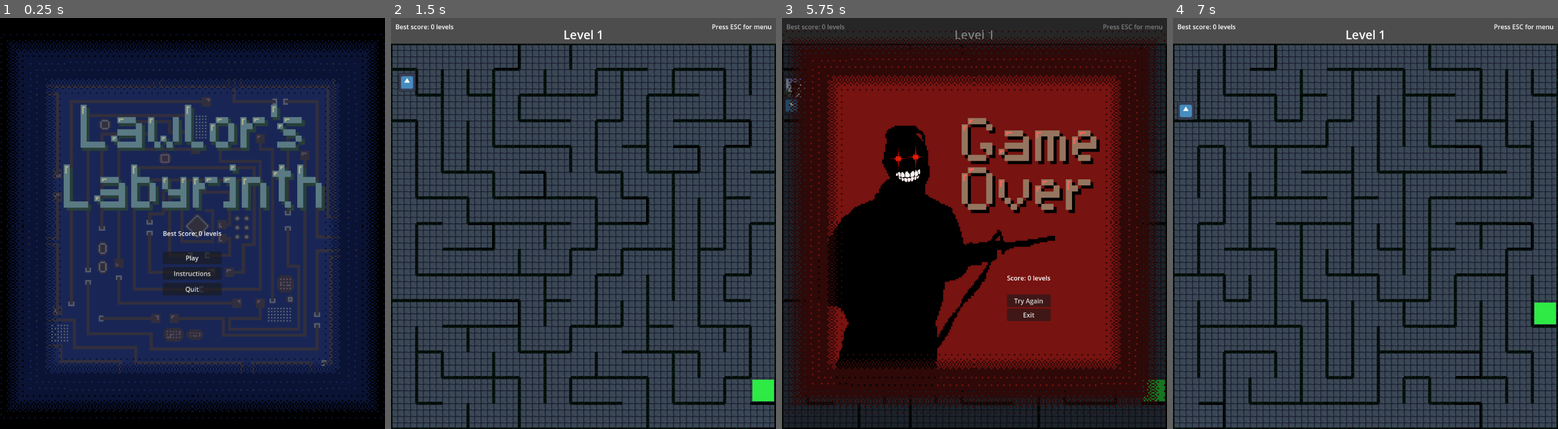
Above: before the commit, frames 1-4 (left to right).
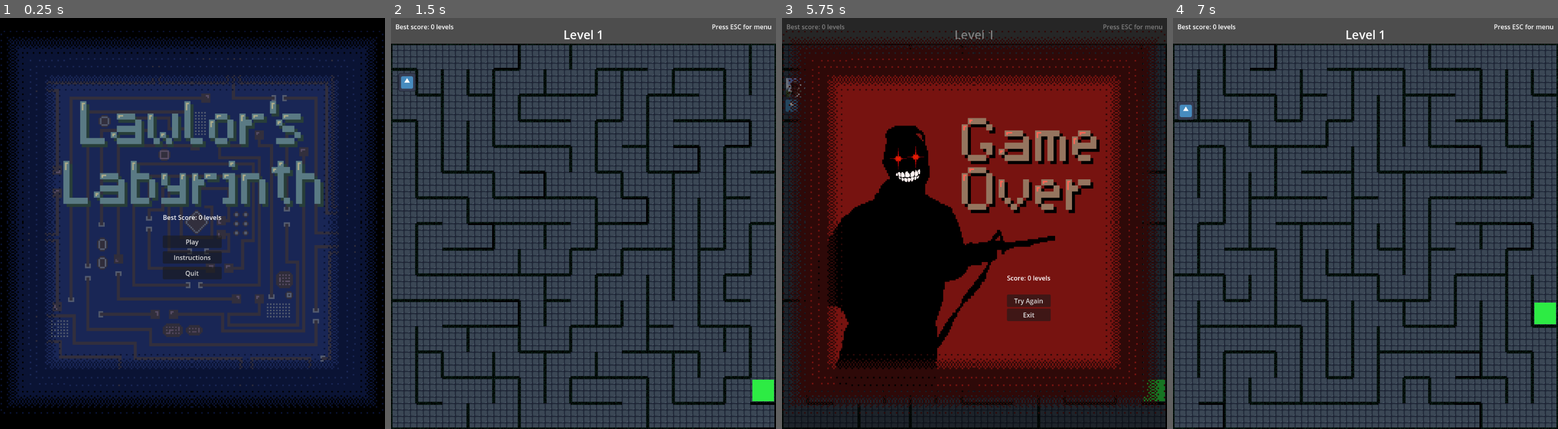
Above: after the commit, the same moments.

Repository: gkim14/CS471_LawlorsLabyrinth
Game: Godot game, scene res://scenes/StartScreen.tscn
Same seed, same stepped clock (60 frames per second), same inputs: the game is played once before the commit and once after it. The engine's default icon, where the game draws it, is replaced by a stand-in: a white triangle on a blue panel in a dark square.
Inputs:
- Up to frame 1 (0.25 s): no input
- Up to frame 2 (1.5 s): click "Play" at 0.5 s; tap Enter at 1.25 s; hold D (right) from 1.28 s (still down)
- Up to frame 3 (5.75 s): tap Space at 2, 3.5, 5 s; release D (right) at 2.03 s; hold S (down) 2.03-2.78 s; tap Enter at 2.75, 4.25 s; hold D (right) 2.78-3.53 s; hold W (up) 3.53-4.28 s; hold A (left) from 4.28 s (still down)
- Up to frame 4 (7 s): release A (left) at 5.75 s; click "Try Again" at 5.75 s; hold S (down) from 6.53 s (still down)

The runs differ from the first frame. In frame 1, 24% of the frame differs, in the area x 0-100%, y 3-98%; in frame 2, nothing differs; in frame 3, less than 0.1%; in frame 4, nothing differs.

Commit message:
fixed start screne scaling and added some difficulty scaling

Diff:
--- a/project.godot
+++ b/project.godot
@@ -52,3 +52,7 @@
 , Object(InputEventKey,"resource_local_to_scene":false,"resource_name":"","device":0,"window_id":0,"alt_pressed":false, …(185 unchanged characters)…
 ]
 }
+
+[rendering]
+
+textures/vram_compression/import_etc2_astc=true
--- a/scenes/StartScreen.tscn
+++ b/scenes/StartScreen.tscn
@@ -17,7 +17,7 @@
 
 [node name="ColorRect" type="ColorRect" parent="."]
 layout_mode = 1
-anchors_preset = 15
+anchors_preset = -1
 anchor_right = 1.0
 anchor_bottom = 1.0
 grow_horizontal = 2
@@ -27,12 +27,12 @@
 [node name="TextureRect" type="TextureRect" parent="ColorRect"]
 layout_mode = 1
 anchors_preset = -1
-anchor_right = 1.008
-anchor_bottom = 1.0
-offset_top = 40.000008
-offset_right = 1032.3201
-offset_bottom = 1016.0
-scale = Vector2(0.47952163, 0.47952163)
+anchor_right = 2.0670002
+anchor_bottom = 1.9530001
+offset_top = 32.0
+offset_right = 15.67981
+offset_bottom = 32.12793
+scale = Vector2(0.47777066, 0.47777066)
 texture = ExtResource("2_pswtb")
 
 [node name="CenterContainer" type="CenterContainer" parent="."]
@@ -40,7 +40,8 @@
 anchors_preset = 15
 anchor_right = 1.0
 anchor_bottom = 1.0
-offset_top = 192.0
+offset_top = 152.0
+offset_bottom = -40.0
 grow_horizontal = 2
 grow_vertical = 2
 
--- a/scripts/lawlor.gd
+++ b/scripts/lawlor.gd
@@ -3,9 +3,11 @@
 @onready var layer: TileMapLayer = get_parent().get_parent().get_node("TileMapLayer")
 @onready var agent: NavigationAgent2D = $NavigationAgent2D
 var target
-const SPEED = 420
+var SPEED = 410
 
 func _ready() -> void:
+	@warning_ignore("integer_division")
+	SPEED += ((Global.level_count/5)*5)
 	set_physics_process(false)
 	call_deferred("wait")
 
--- a/scripts/main.gd
+++ b/scripts/main.gd
@@ -10,8 +10,8 @@
 func _ready():
 	pause_menu.visible = false
 	level.text = "Level " + str(Global.level_count)
-	@warning_ignore("integer_division")
-	Global.maze_size += (Global.level_count/5)
+	if Global.level_count%5 == 0:
+		Global.maze_size += 1
 
 	emit_signal("updated")
 	get_window().content_scale_size = Vector2i((Global.maze_size)*64,(Global.maze_size+1)*64)
--- a/scripts/maze_addon.gd
+++ b/scripts/maze_addon.gd
@@ -16,8 +16,12 @@
 
 @onready var Map = $TileMapLayer
 @onready var LawlorLand = $Lawlor
+@onready var main = get_parent()
 # Called when the node enters the scene tree for the first time.
 func _ready():
+	await main.updated
+	@warning_ignore("integer_division")
+	seconds += Global.level_count/5
 	add_player()
 	add_exit()
 	add_lawlor()
--- a/scripts/start_screen.gd
+++ b/scripts/start_screen.gd
@@ -10,7 +10,7 @@
 		best_score.text = "Best Score: " + str(Global.best_score) + " level\n"
 	else:
 		best_score.text = "Best Score: " + str(Global.best_score) + " levels\n"
-
+	get_window().content_scale_size = Vector2i((Global.maze_size)*64,(Global.maze_size+1)*64)
 	play_button.pressed.connect(_on_play)
 	instructions_button.pressed.connect(_on_instructions)
 	quit_button.pressed.connect(_on_quit)
